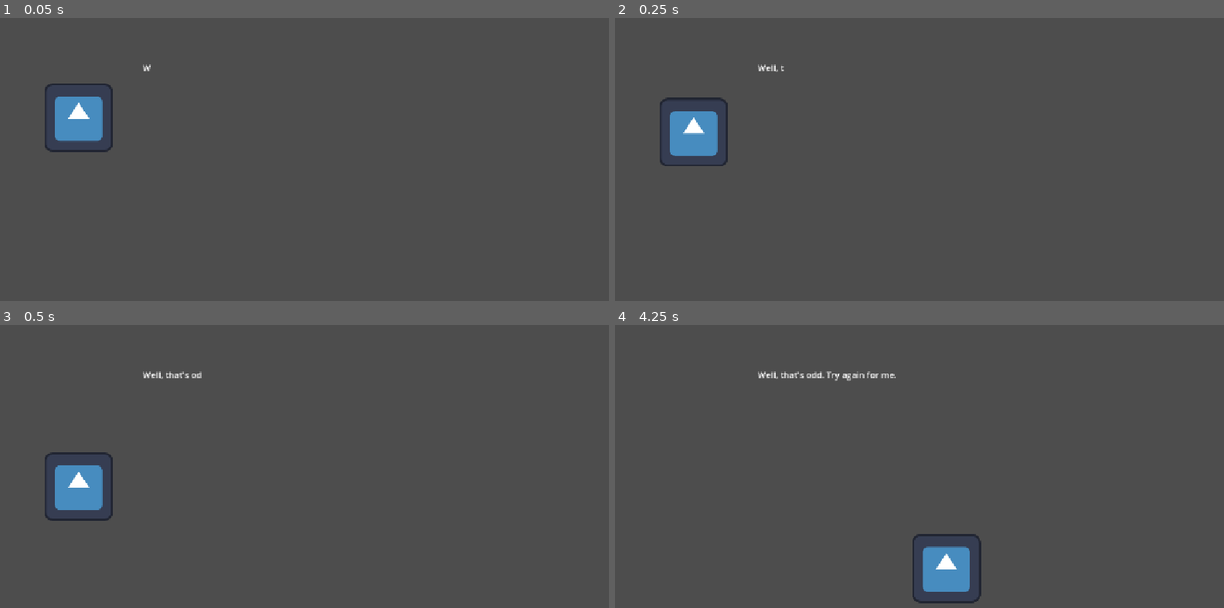
Above: before the commit, frames 1-4 (two rows, left to right).
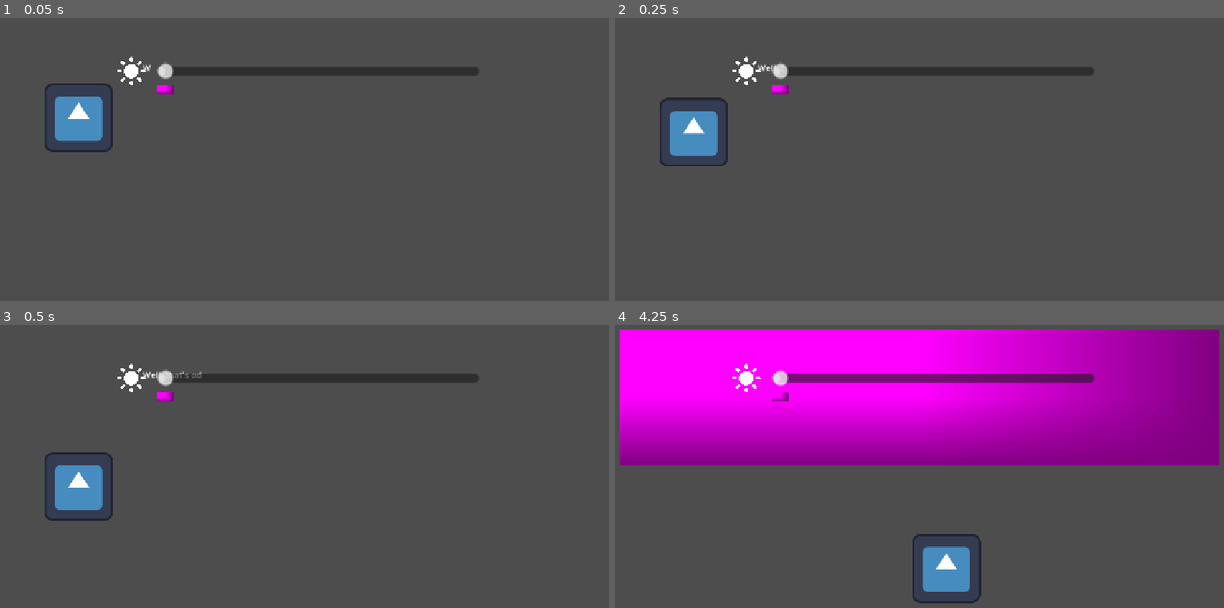
Above: after the commit, the same moments.

Repository: BiggestChe/Brackeys_Game_Jam
Game: Godot game, scene res://Mechanics/drag_drop_test.tscn
Two runs of this game, one before a commit and one after it. Both use one fixed random seed, a clock stepped at 60 frames per second and the inputs below. The engine's default icon, where the game draws it, is replaced by a stand-in: a white triangle on a blue panel in a dark square.
Inputs (mouse positions are in pixels of both pictures, inside the frame that each line leads up to):
- Up to frame 1 (0.05 s): no input
- Up to frame 2 (0.25 s): no input
- Up to frame 3 (0.5 s): no input
- Up to frame 4 (4.25 s): drag from (694, 491) to (986, 418) at 0.52 s; drag from (797, 511) to (895, 562) at 1.27 s; tap Enter at 2, 3.5 s; move the mouse to (986, 418) at 2.02 s; hold D (move_right) 2.03-2.75 s; tap Space (jump) at 2.75, 3.77 s; drag from (895, 562) to (736, 441) at 2.77 s; move the mouse to (1108, 545) at 3.52 s; hold A (move_left) from 3.53 s (still down); tap Escape (settings, bound only after the commit) at 4.15 s

The runs differ from the first frame. In frame 1, 1.9% of the frame differs, in the area x 19-79%, y 13-27%; in frame 2, 1.8%; in frame 3, 1.9%; in frame 4, 47%, in the area x 0-100%, y 1-50%.
Error in both runs: Invalid assignment of property or key 'stream' with value of type 'AudioStreamOggVorbis' on a base object of type 'Nil'. (res://Mechanics/narrator_manager.gd:2…

Commit message:
finished brightness puzzle part 1

Diff:
--- a/Mechanics/brightnesslider.gd
+++ b/Mechanics/brightnesslider.gd
@@ -20,3 +20,6 @@
 
 	t = Transform2D(0, 	Vector2(px_size.x * (((value + 3) / 106) - .5), 0))
 	handle_collider.transform = t
+
+func get_canvas_item() -> Node2D:
+	return $DraggablePhysicsBody2D
--- a/Mechanics/brightnesslider.tscn
+++ b/Mechanics/brightnesslider.tscn
@@ -26,9 +26,9 @@
 environment = SubResource("Environment_mo16l")
 
 [node name="DraggablePhysicsBody2D" type="RigidBody2D" parent="." unique_id=286842113]
-position = Vector2(594, 455)
-collision_layer = 9
-collision_mask = 13
+position = Vector2(594, 108)
+collision_layer = 5
+collision_mask = 5
 mass = 1000.0
 gravity_scale = 0.0
 lock_rotation = true
--- a/Player/settings.gd
+++ b/Player/settings.gd
@@ -1,16 +1,30 @@
 extends Area2D
 
+var settings_list: Array[CanvasItem] = []
 
-# Called when the node enters the scene tree for the first time.
 func _ready() -> void:
-	pass # Replace with function body.
+	await get_tree().process_frame
+	custom_hide()
 
+func _input(event: InputEvent) -> void:
+	if Input.is_action_just_pressed("settings"):
+		if visible:
+			custom_hide()
+		else:
+			custom_show()
 
-# Called every frame. 'delta' is the elapsed time since the previous frame.
-func _process(delta: float) -> void:
-	pass
+func custom_hide() -> void:
+	hide()
+	for item in settings_list:
+		item.hide()
 
-
+func custom_show() -> void:
+	show()
+	for item in settings_list:
+		item.show()
 
 func _on_body_entered(body: Node2D) -> void:
-	print("entered!")
+	settings_list.append(body)
+
+func _on_body_exited(body: Node2D) -> void:
+	settings_list.erase(body)
--- a/Player/settings.tscn
+++ b/Player/settings.tscn
@@ -1,6 +1,7 @@
 [gd_scene format=3 uid="uid://dygyspd4qhxgj"]
 
 [ext_resource type="Script" uid="uid://dojy7a2j5ejk5" path="res://Player/settings.gd" id="1_56qbe"]
+[ext_resource type="PackedScene" uid="uid://dfnw7nepue6ek" path="res://Mechanics/brightnesslider.tscn" id="2_56qbe"]
 
 [sub_resource type="PlaceholderTexture2D" id="PlaceholderTexture2D_mjnia"]
 
@@ -9,16 +10,19 @@
 
 [node name="Settings Menu" type="Area2D" unique_id=1937140763]
 collision_layer = 4
-collision_mask = 12
+collision_mask = 4
 script = ExtResource("1_56qbe")
 
 [node name="Sprite2D" type="Sprite2D" parent="." unique_id=1373240789]
-position = Vector2(575.625, 293.625)
+position = Vector2(568.625, 143.625)
 scale = Vector2(1117.25, 255.24998)
 texture = SubResource("PlaceholderTexture2D_mjnia")
 
 [node name="CollisionShape2D" type="CollisionShape2D" parent="." unique_id=2095747]
-position = Vector2(576.25, 294.25)
+position = Vector2(569.25, 144.25)
 shape = SubResource("RectangleShape2D_p4ttq")
 
+[node name="Brightness Slider" parent="." unique_id=1277356107 instance=ExtResource("2_56qbe")]
+
 [connection signal="body_entered" from="." to="." method="_on_body_entered"]
+[connection signal="body_exited" from="." to="." method="_on_body_exited"]
--- a/Rooms/room_2.tscn
+++ b/Rooms/room_2.tscn
@@ -1,15 +1,11 @@
 [gd_scene format=3 uid="uid://cs5yuerq0035k"]
 
-[ext_resource type="PackedScene" uid="uid://dfnw7nepue6ek" path="res://Mechanics/brightnesslider.tscn" id="1_walep"]
 [ext_resource type="PackedScene" uid="uid://b5t0jpmy7uekb" path="res://Player/player.tscn" id="2_dul0j"]
-[ext_resource type="PackedScene" uid="uid://dygyspd4qhxgj" path="res://Player/settings.tscn" id="3_a6hup"]
 
 [sub_resource type="RectangleShape2D" id="RectangleShape2D_p4ttq"]
 size = Vector2(241, 202.25)
 
 [node name="Room2" type="Node2D" unique_id=848760355]
-
-[node name="Brightness Slider" parent="." unique_id=1639454230 instance=ExtResource("1_walep")]
 
 [node name="StaticBody2D" type="StaticBody2D" parent="." unique_id=1267868770]
 
@@ -23,6 +19,3 @@
 
 [node name="Player" parent="." unique_id=278496576 instance=ExtResource("2_dul0j")]
 position = Vector2(-63, 270)
-
-[node name="Settings Menu" parent="." unique_id=1937140763 instance=ExtResource("3_a6hup")]
-position = Vector2(-20, -157)
--- a/project.godot
+++ b/project.godot
@@ -18,6 +18,7 @@
 [autoload]
 
 DialogueSystem="*uid://cxtd0l7apatw0"
+Settings="*uid://dygyspd4qhxgj"
 
 [display]
 
@@ -29,11 +30,13 @@
 move_left={
 "deadzone": 0.2,
 "events": [Object(InputEventKey,"resource_local_to_scene":false,"resource_name":"","device":-1,"window_id":0,"alt_press …(191 unchanged characters)…
+, Object(InputEventKey,"resource_local_to_scene":false,"resource_name":"","device":-1,"window_id":0,"alt_pressed":false,"shift_pressed":false,"ctrl_pressed":false,"meta_pressed":false,"pressed":false,"keycode":0,"physical_keycode":4194319,"key_label":0,"unicode":0,"location":0,"echo":false,"script":null)
 ]
 }
 move_right={
 "deadzone": 0.2,
 "events": [Object(InputEventKey,"resource_local_to_scene":false,"resource_name":"","device":-1,"window_id":0,"alt_press …(192 unchanged characters)…
+, Object(InputEventKey,"resource_local_to_scene":false,"resource_name":"","device":-1,"window_id":0,"alt_pressed":false,"shift_pressed":false,"ctrl_pressed":false,"meta_pressed":false,"pressed":false,"keycode":0,"physical_keycode":4194321,"key_label":0,"unicode":0,"location":0,"echo":false,"script":null)
 ]
 }
 jump={
@@ -41,13 +44,17 @@
 "events": [Object(InputEventKey,"resource_local_to_scene":false,"resource_name":"","device":-1,"window_id":0,"alt_press …(191 unchanged characters)…
 ]
 }
+settings={
+"deadzone": 0.2,
+"events": [Object(InputEventKey,"resource_local_to_scene":false,"resource_name":"","device":-1,"window_id":0,"alt_pressed":false,"shift_pressed":false,"ctrl_pressed":false,"meta_pressed":false,"pressed":false,"keycode":0,"physical_keycode":4194305,"key_label":0,"unicode":0,"location":0,"echo":false,"script":null)
+]
+}
 
 [layer_names]
 
 2d_physics/layer_1="Player"
 2d_physics/layer_2="Terrain"
-2d_physics/layer_3="Settings No Collision"
-2d_physics/layer_4="Settings With Collision"
+2d_physics/layer_3="Settings"
 
 [physics]
 
